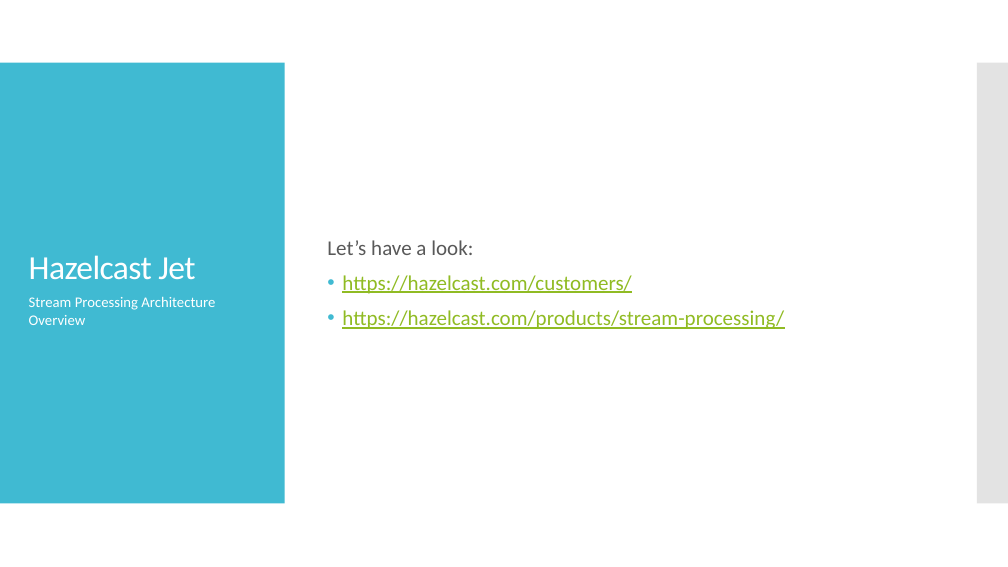
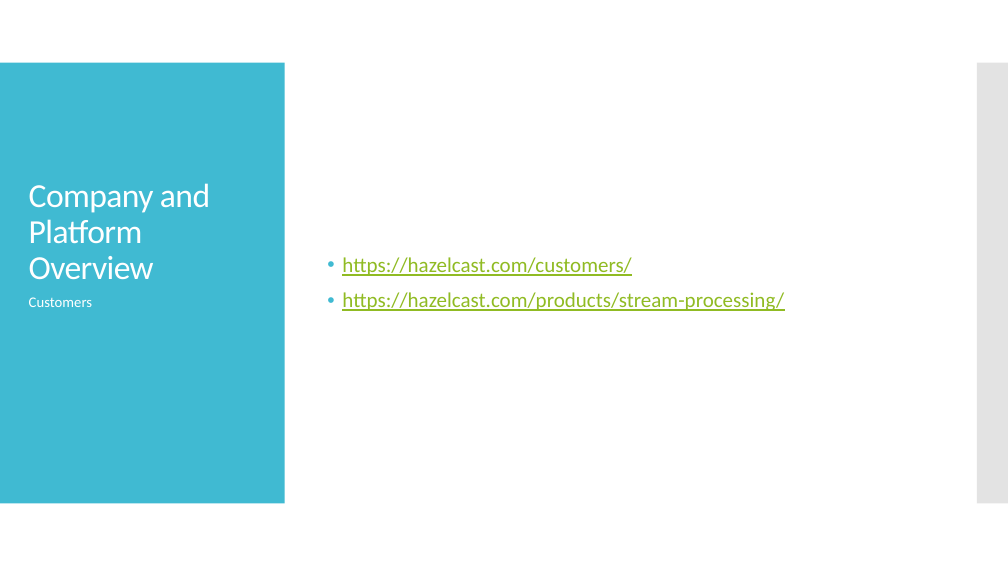
Before and after one commit to wrmay/hazelcast-monitoring-and-control-demo, a slide deck: slide 7 of Solution Overview.pptx (slide 8 before the commit). Drawn at 1008x567 pixels with LibreOffice and Linux fonts; fonts in the diff are those of the drawing. Boxes give left, top, right and bottom in pixels: in the first picture for what was removed or moved away, otherwise in the second. Text is boxed around its words. In the diff, an @@ line names an element or a change of style, - is before the commit and + after.

```diff
--- a/Solution Overview.pptx
+++ b/Solution Overview.pptx
@@ title at <box>29,183,210,279</box>: text changed @@
-Hazelcast Jet
+Company and Platform Overview
@@ text at <box>327,240,473,255</box>: paragraph removed @@
-Let’s have a look:
@@ text at <box>29,297,92,307</box>: text changed @@
-Stream Processing Architecture Overview
+Customers
```
Also in this commit, not shown: 4 other slides changed, 8 slides added, 4 slides removed, 9 other files.
